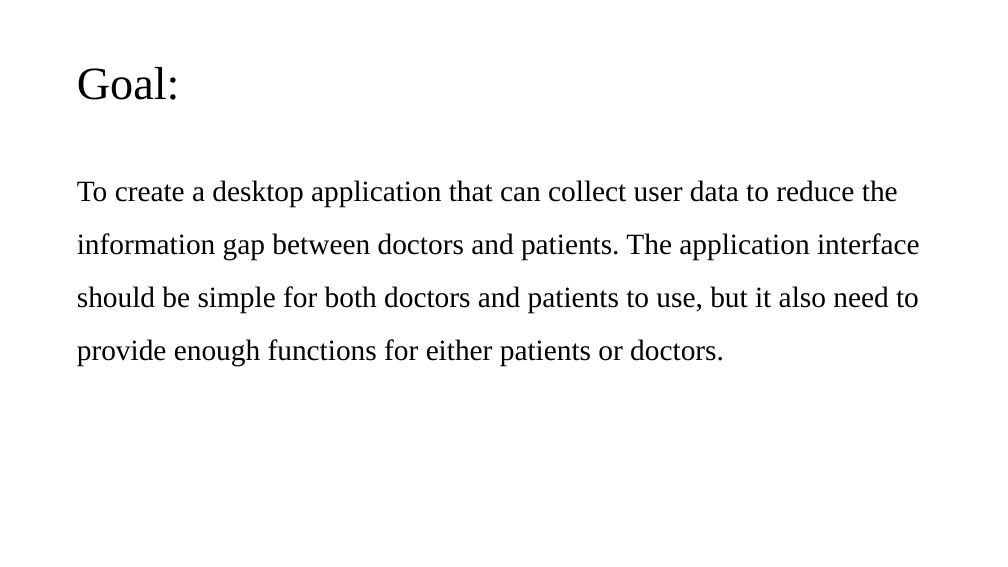
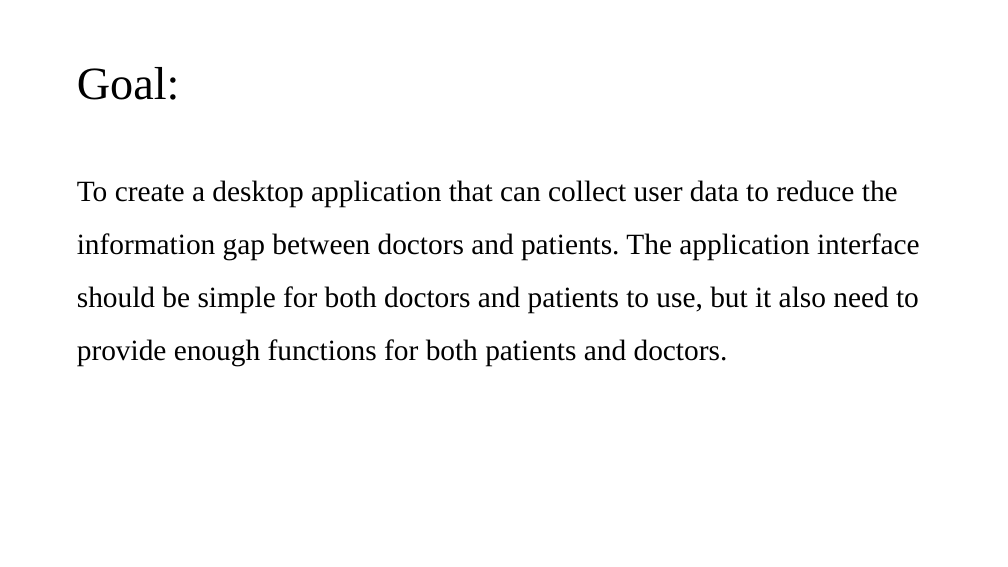
Before and after one commit to wilsonandusa/DoctorWat, a slide deck: slide 3 of Presentation.pptx. Drawn at 1008x567 pixels with LibreOffice and Linux fonts; fonts in the diff are those of the drawing. Boxes give left, top, right and bottom in pixels: in the first picture for what was removed or moved away, otherwise in the second. Text is boxed around its words. In the diff, an @@ line names an element or a change of style, - is before the commit and + after.

```diff
--- a/Presentation.pptx
+++ b/Presentation.pptx
@@ text at box(77, 180, 920, 366): text changed @@
-To create a desktop application that can collect user data to reduce the information gap between doctors and patients. The application interface should be simple for both doctors and patients to use, but it also need to provide enough functions for either patients or doctors.
+To create a desktop application that can collect user data to reduce the information gap between doctors and patients. The application interface should be simple for both doctors and patients to use, but it also need to provide enough functions for both patients and doctors.
```
Also in this commit, not shown: 2 other slides changed, 4 slides added, 1 slide removed, 1 other file.
